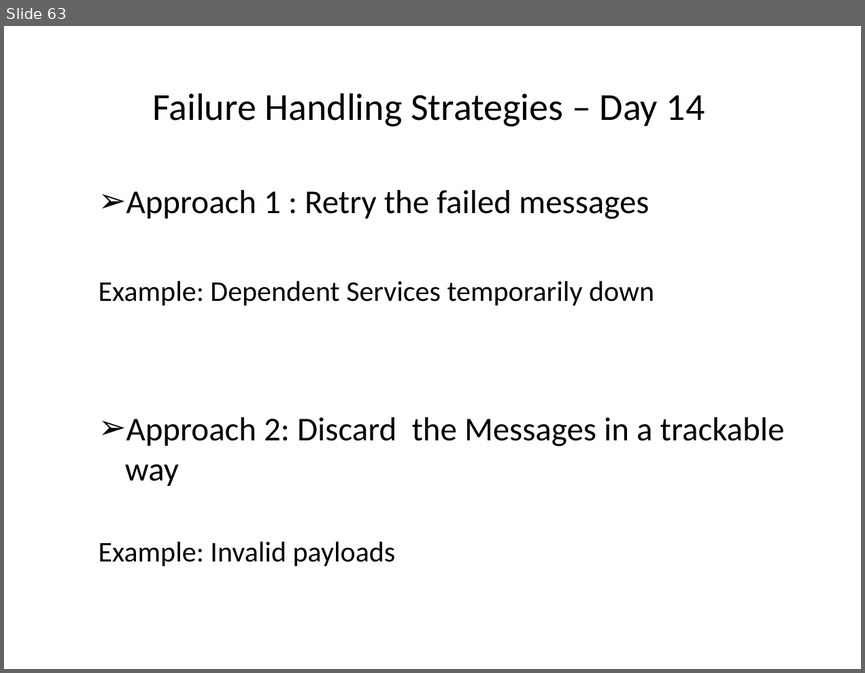
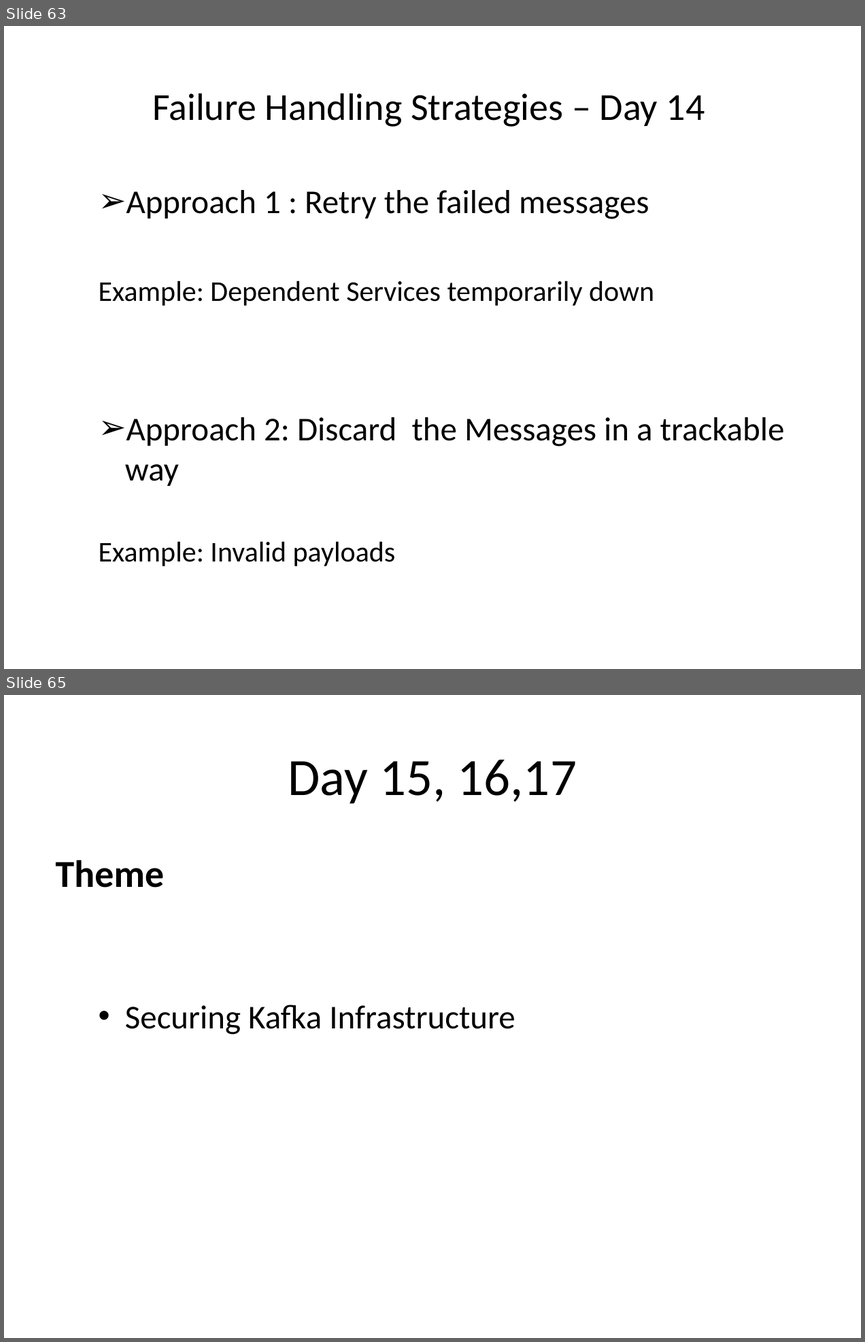
Before and after one commit to sreedharsingaraju/KafkaTutorials, a slide deck: PPT/Kafka-Teaching-Flow.pptx. Shown one above the other, each under a label of ours: slide 63 before the commit, slides 63 and 65 after it; the slides between them are not shown. The pictures are 865x673 and 865x1342 pixels, drawn with LibreOffice and Linux fonts; fonts in the diff are those of the drawing. Boxes give left, top, right and bottom in pixels: in the first picture for what was removed or moved away, otherwise in the second. Text is boxed around its words. In the diff, an @@ line names an element or a change of style, - is before the commit and + after.

```diff
--- a/PPT/Kafka-Teaching-Flow.pptx
+++ b/PPT/Kafka-Teaching-Flow.pptx
@@ slide 65 added at <box>4,695,861,1338</box>, background #FFFFFF @@
@@ title added at <box>288,760,577,804</box>, 44 pt, text #000000 @@
+Day 15, 16,17
@@ text added at <box>56,860,515,1034</box>, 28 pt, text #000000 @@
+Theme
+  • Securing Kafka Infrastructure
```
Also in this commit, not shown: 1 slide changed, 6 other slides added.
